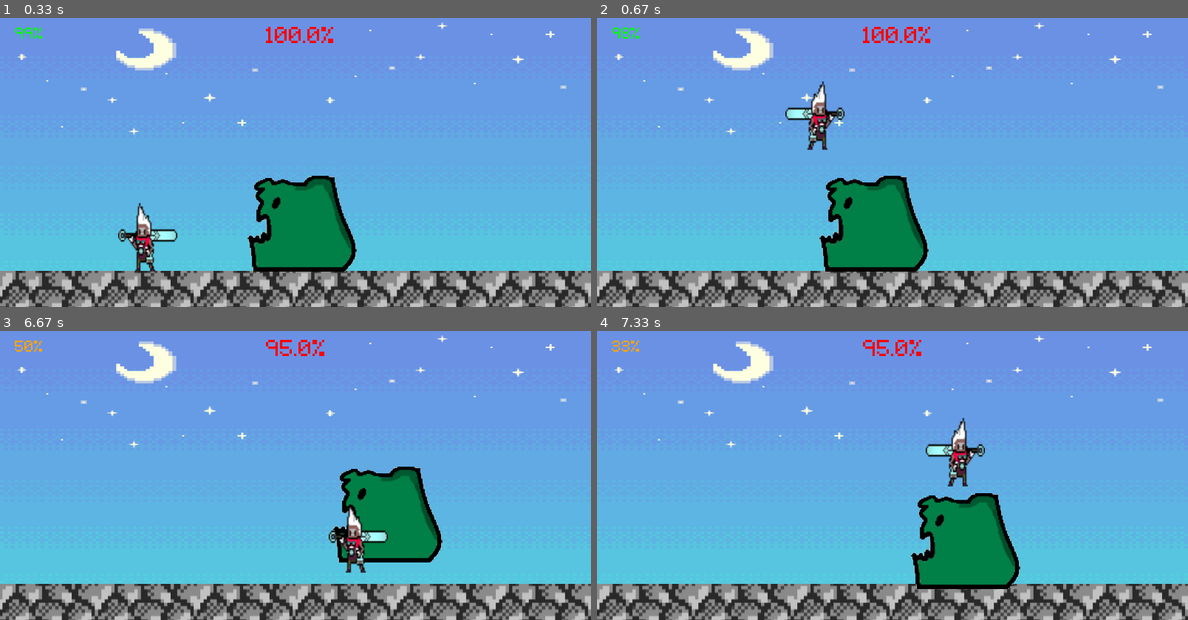
Above: before the commit, frames 1-4 (two rows, left to right).
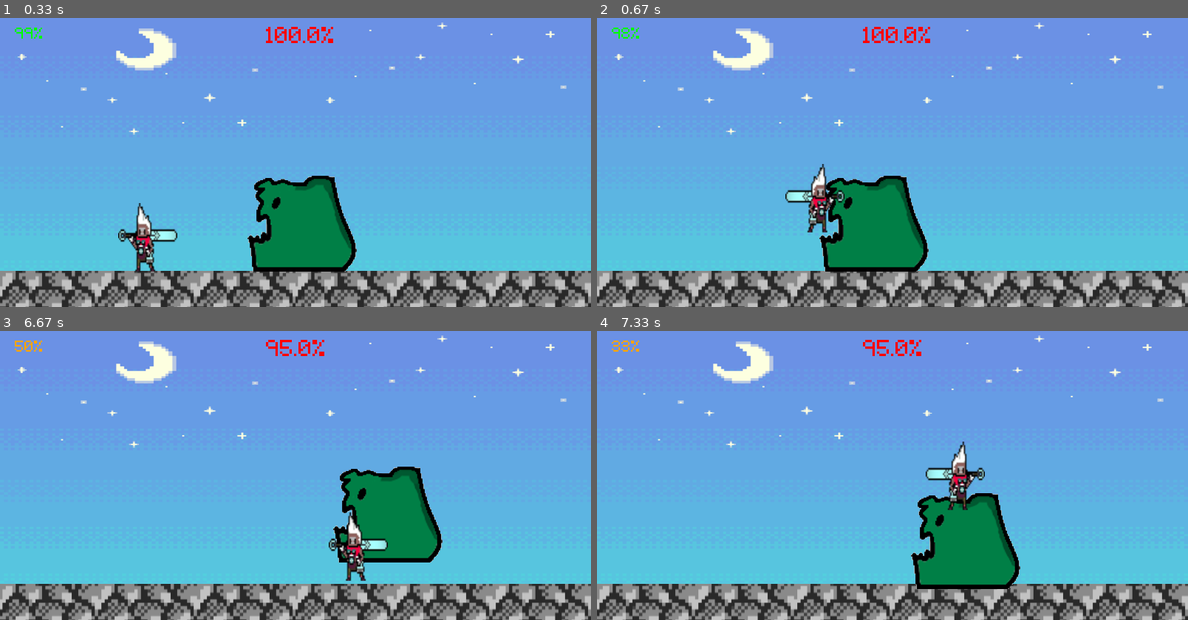
Above: after the commit, the same moments.

Repository: WINDKING-1/TheDasher
Game: pygame game, started from The dasher code.py
Same seed, same stepped clock (60 frames per second), same inputs: the game is played once before the commit and once after it.
Inputs (mouse positions are in pixels of both pictures, inside the frame that each line leads up to):
- Up to frame 1 (0.33 s): no input
- Up to frame 2 (0.67 s): hold Space from 0.33 s (still down); hold Right from 0.33 s (still down)
- Up to frame 3 (6.67 s): release Space at 0.8 s; release Right at 0.8 s; click (271, 487) at 0.88 s; hold Right 1.17-1.63 s; hold Right 1.67-2.13 s; hold Left 2.17-2.7 s; click (354, 539) at 2.78 s; hold Left 3.07-3.47 s; hold Right 3.5-4.13 s; hold Left 4.17-4.63 s; hold Right 4.67-5.13 s; hold Right 5.17-5.63 s; hold Left 5.67-6.2 s; tap Space at 6.23, 6.63 s; hold Left from 6.57 s (still down)
- Up to frame 4 (7.33 s): tap Space at 6.93, 7.07 s; release Left at 6.97 s; hold Right from 7 s (still down)

Frame 1 is identical in both runs. In frame 2, 1.7% of the frame differs, in the area x 31-42%, y 21-75%; in frame 3, 1.0%; in frame 4, 1.4%.

Commit message:
Update The dasher code.py

Diff:
--- a/The dasher code.py
+++ b/The dasher code.py
@@ -26,13 +26,12 @@
 Dash_long=8
 dash_delay = 60
 last_dash=None
-double_jumped=False
+
 Sky_surf=pygame.image.load(r'bettersky.png').convert()
 Ground_surf=pygame.image.load(r'download.png').convert()
 Ground_rect=Ground_surf.get_rect(bottomleft=(0,400))
 Sky_surf2=pygame.image.load(r'sky.jpg').convert()
 Ground_surf2=pygame.image.load(r'e4.png').convert()
-death_screen_surf=pygame.image.load(r'died1.jpg').convert()
 win_screen_surf=pygame.image.load(r"win.png")
 Monster=pygame.image.load(r"monsterr.png").convert_alpha()
 monster_1=pygame.image.load(r"monster1.png").convert_alpha()
@@ -54,8 +53,8 @@
 player_movement=5
 player_fallseed=8
 player_jump=2.9
-player_aircount = -8
-got_hit_count=0
+player_aircount = 0
+
 
 player_surf_attack=pygame.image.load(r'player_attack.png').convert_alpha()
 
@@ -150,17 +149,6 @@
     screen.blit(player_surf,player_rect)
     if not Alive:
         screen.blit(gameover_surf,(280,0))
-
-
-def lvl2():
-    screen.blit(Sky_surf2,(-570,-500))
-    screen.blit(Ground_surf2,(0,351))
-    screen.blit(player_surf,player_rect)
-
-
-def deathscreen():
-    screen.blit(death_screen_surf,(0,0))
-    player_died=True
 
 def winscreen():
     screen.blit(win_screen_surf,(0,0))
@@ -298,14 +286,16 @@
             monster_health-=player_attack_damdge
             # print(monster_health)
             combo_count+=1
+            if combo_count>=4:
+                player_health+=3
 
     elif player_rect.x-Monster_rect.x>=-30 and player_rect.x-Monster_rect.x<=95:
         monster_health-=player_attack_damdge
         # print(monster_health)
         combo_count+=1
-
-    if combo_count>=4:
-        player_health+=3
+        if combo_count>=4:
+            player_health+=3
+
 
 while True:
     for event in pygame.event.get():
@@ -334,10 +324,6 @@
 
     if level==1:
         lvl1()
-    elif level==2:
-        lvl2()
-    elif level==0:
-        deathscreen()
 
     keys = pygame.key.get_pressed()
 
@@ -392,15 +378,11 @@
                     else:
                         player_health-=monster_jump_damdge
                     combo_reset()
-                    got_hit_count+=1
-                    #print("hit number",got_hit_count)
-
 
     if Alive:
         if player_rect.colliderect(Ground_rect):
             airborn=False
             player_aircount=0
-            double_jumped=False
         else:
             airborn=True
 
@@ -421,11 +403,6 @@
         if keys[pygame.K_SPACE] and not airborn:
             player_rect.y -= player_jump
             player_aircount = -9
-
-        if keys[pygame.K_SPACE] and airborn and player_aircount==0 and not double_jumped:
-                player_rect.y -= player_jump
-                player_aircount = -6
-                double_jumped=True
 
     if left:
         player_surf = playerleft
